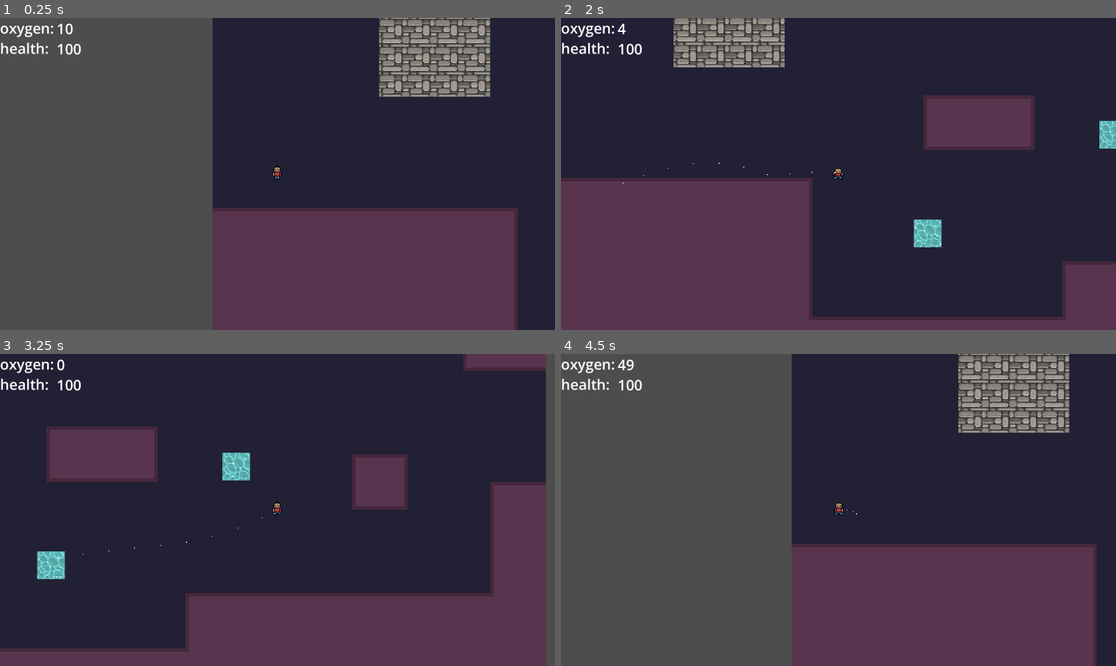
Above: before the commit, frames 1-4 (two rows, left to right).
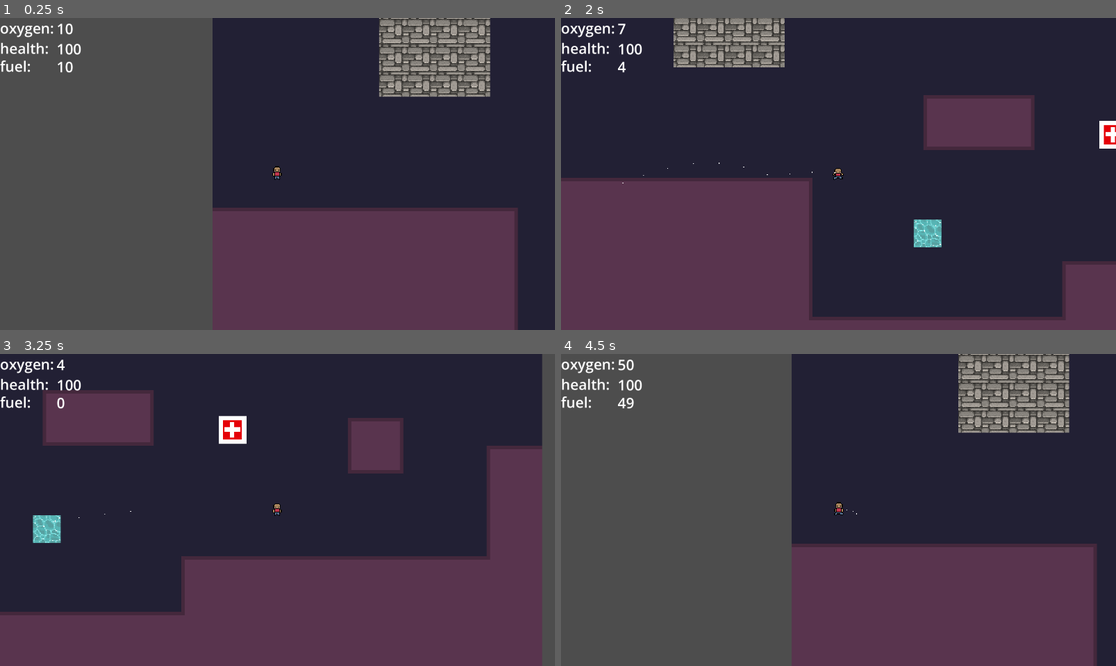
Above: after the commit, the same moments.

Repository: m6parker/tethered
Game: Godot game, scene res://src/levels/world_one.tscn
Same seed, same stepped clock (60 frames per second), same inputs: the game is played once before the commit and once after it.
Inputs:
- Up to frame 1 (0.25 s): no input
- Up to frame 2 (2 s): tap Enter at 0.5 s; hold Right (right) 0.53-1.28 s; hold Down (down) from 1.28 s (still down)
- Up to frame 3 (3.25 s): release Down (down) at 2.03 s; hold Right (right) 2.03-2.78 s; hold Up (up) from 2.78 s (still down)
- Up to frame 4 (4.5 s): release Up (up) at 3.53 s; hold Left (left) from 3.53 s (still down); tap Tab (menu) at 4.15 s

The runs differ from the first frame. In frame 1, 0.1% of the frame differs, in the area x 0-14%, y 13-18%; in frame 2, 0.4%; in frame 3, 22%, in the area x 0-99%, y 0-100%; in frame 4, 0.2%.

Commit message:
added fuel, depleting oxygen, health packs

Diff:
--- a/globals.gd
+++ b/globals.gd
@@ -1,11 +1,13 @@
 extends Node
 
 var oxygen: int = 10
+var fuel: int = 10
 var health: int = 100
 var thrust_power = 400.0
 var current_level: String
 signal oxygen_changed
 signal health_changed
+signal fuel_changed
 
 func _ready():
 	oxygen_changed.connect(_on_oxygen_changed)
@@ -20,6 +22,16 @@
 	if oxygen > 0:
 		oxygen = oxygen - 1
 		oxygen_changed.emit()
+
+func add_fuel(pack_size: int):
+	if fuel < 100:
+		fuel = fuel + pack_size
+		fuel_changed.emit()
+
+func remove_fuel():
+	if fuel > 0:
+		fuel = fuel - 1
+		fuel_changed.emit()
 
 func add_health(amount: int):
 	var new_health = health + amount
@@ -40,11 +52,14 @@
 	current_level = "world_one"
 	oxygen = 50
 	health = 100
+	fuel = 50
 	get_tree().reload_current_scene()
 
 func collect_item(item_type: String) -> void:
 	if item_type == "oxygen":
 		add_oxygen(10)
+	elif item_type == "fuel":
+		add_fuel(10)
 	elif item_type == "health":
 		add_health(5)
 
@@ -56,3 +71,7 @@
 func _on_health_changed():
 	# todo - sound effects
 	pass
+
+func _on_fuel_changed():
+	# todo - sound effects
+	pass
--- a/src/entities/player.gd
+++ b/src/entities/player.gd
@@ -6,9 +6,11 @@
 @export var thrust_power: float = Globals.thrust_power # how fast player can move
 @export var max_speed: float = 300.0 # prevent from going too fast
 @export var brake_power: float = 5.0 # how fast to slow down
-@export var oxygen_depletion_interval: float = 0.2 # amount of oxygen lost every 0.2 seconds of movement
+@export var fuel_depletion_interval: float = 0.2 # how often fuel drops during movement
+@export var oxygen_depletion_interval: float = 0.5 # how often oxygen drops constantly
 @export var suffocation_interval: float = 1.0 # how fast damage is taken
 
+var fuel_timer: float = 0.0
 var oxygen_timer: float = 0.0
 var suffocation_timer: float = 0.0
 
@@ -17,11 +19,17 @@
 	input_vector.x = Input.get_axis("left", "right")
 	input_vector.y = Input.get_axis("up", "down")
 
-	# movement
-	if input_vector != Vector2.ZERO:
+	# oxygen is constantly depleted
+	oxygen_timer += delta
+	if oxygen_timer >= oxygen_depletion_interval:
+		oxygen_timer = 0.0
+		Globals.remove_oxygen()
+
+	# movement if player has fuel
+	if input_vector != Vector2.ZERO and Globals.fuel > 0:
+
 		# jetpack is on
 		jetpack.emitting = true
-
 		input_vector = input_vector.normalized()
 
 		# movement
@@ -32,15 +40,16 @@
 		animated_sprite.play("run")
 		animated_sprite.flip_h = (velocity.x < 0)
 
-		# lose oxygen ONLY when moving
-		oxygen_timer += delta
-		if oxygen_timer >= oxygen_depletion_interval:
-			oxygen_timer = 0.0
-			Globals.remove_oxygen()
+		# lose fuel only when moving
+		fuel_timer += delta
+		if fuel_timer >= fuel_depletion_interval:
+			fuel_timer = 0.0
+			Globals.remove_fuel()
 
 	else:
 		# jetpack is off
 		jetpack.emitting = false
+		fuel_timer = 0.0
 
 		# movement doesnt stop in space
 		if velocity.length() > 5:
@@ -49,13 +58,14 @@
 			# todo - drift animation
 			animated_sprite.play("idle")
 
+	# dammage taken when oxygen is out
 	if Globals.oxygen <= 0:
 		suffocation_timer += delta
 		if suffocation_timer >= suffocation_interval:
 			suffocation_timer = 0.0
-			Globals.remove_health(1) # dammage amount
+			Globals.remove_health(1) # damage amount
 	else:
-		# reset time if oxygen is found
+		# reset timer if oxygen is found
 		suffocation_timer = 0.0
 
 	move_and_slide()
--- a/src/items/item.gd
+++ b/src/items/item.gd
@@ -1,10 +1,23 @@
 extends Area2D
 
-@export var item_type:String
+@export var item_type: String
+@onready var sprite: Sprite2D = $Sprite2D
 
 func _ready() -> void:
 	if not area_entered.is_connected(_on_area_entered):
 		area_entered.connect(_on_area_entered)
+
+	# set sprite
+	if item_type and item_type != "":
+		var path = "res://assets/items/" + item_type + ".png"
+		if ResourceLoader.exists(path):
+			sprite.texture = load(path)
+		else:
+			sprite.texture = load("res://assets/items/oxygen.png")
+	else:
+		# default to test sprite
+		sprite.texture = load("res://assets/items/oxygen.png")
+
 
 func _on_area_entered(area: Area2D) -> void:
 	if area.name == "collection_area":
--- a/src/levels/world_one.tscn
+++ b/src/levels/world_one.tscn
@@ -99,13 +99,17 @@
 [node name="items" type="TileMapLayer" parent="map" unique_id=170210139]
 tile_set = SubResource("TileSet_1ycqk")
 
-[node name="item" parent="map/items" unique_id=1862983925 instance=ExtResource("2_1ycqk")]
+[node name="oxygen_pack" parent="map/items" unique_id=1862983925 instance=ExtResource("2_1ycqk")]
 position = Vector2(485, 512)
 item_type = "oxygen"
 
-[node name="item2" parent="map/items" unique_id=839840248 instance=ExtResource("2_1ycqk")]
+[node name="health_pack" parent="map/items" unique_id=839840248 instance=ExtResource("2_1ycqk")]
 position = Vector2(699, 398)
 item_type = "health"
+
+[node name="fuel_pack" parent="map/items" unique_id=659175817 instance=ExtResource("2_1ycqk")]
+position = Vector2(493, 212)
+item_type = "fuel"
 
 [node name="TextureRect" type="TextureRect" parent="map/items" unique_id=1472886645]
 offset_left = 192.0
--- a/src/ui/player_stats.gd
+++ b/src/ui/player_stats.gd
@@ -2,10 +2,12 @@
 
 @onready var oxygen_label: Label = $oxygen_amount
 @onready var health_label: Label = $health_amount
+@onready var fuel_label: Label = $fuel_amount
 
 func _ready() -> void:
 	Globals.oxygen_changed.connect(_on_oxygen_changed)
 	Globals.health_changed.connect(_on_health_changed)
+	Globals.fuel_changed.connect(_on_fuel_changed)
 	update_ui()
 
 func _on_oxygen_changed() -> void:
@@ -16,8 +18,14 @@
 	await get_tree().process_frame
 	update_ui()
 
+func _on_fuel_changed() -> void:
+	await get_tree().process_frame
+	update_ui()
+
 func update_ui() -> void:
 	if oxygen_label:
 		oxygen_label.text = str(Globals.oxygen)
 	if health_label:
 		health_label.text = str(Globals.health)
+	if fuel_label:
+		fuel_label.text = str(Globals.fuel)
--- a/src/ui/player_stats.tscn
+++ b/src/ui/player_stats.tscn
@@ -33,3 +33,18 @@
 offset_bottom = 141.0
 theme_override_font_sizes/font_size = 50
 text = "100"
+
+[node name="Label3" type="Label" parent="." unique_id=1002095310]
+offset_top = 132.0
+offset_right = 187.0
+offset_bottom = 201.0
+theme_override_font_sizes/font_size = 50
+text = "fuel:"
+
+[node name="fuel_amount" type="Label" parent="." unique_id=1385438505]
+offset_left = 196.0
+offset_top = 134.0
+offset_right = 282.0
+offset_bottom = 203.0
+theme_override_font_sizes/font_size = 50
+text = "100"
Binary file added: assets/items/fuel.png
Not shown, added: assets/items/fuel.png.import
Binary file added: assets/items/health.png
Not shown, added: assets/items/health.png.import
